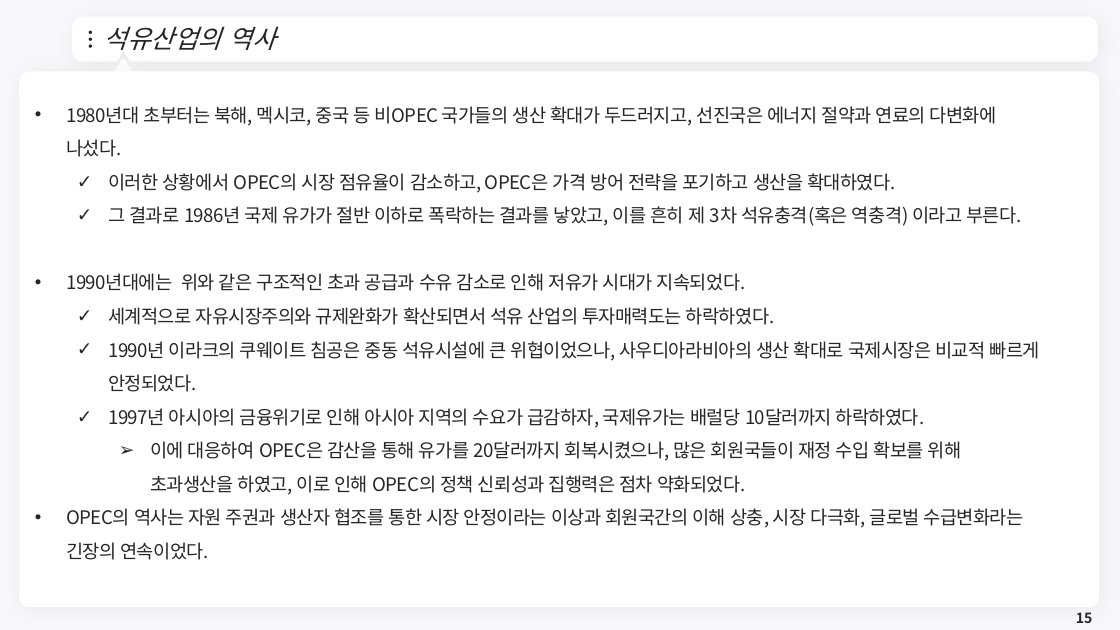
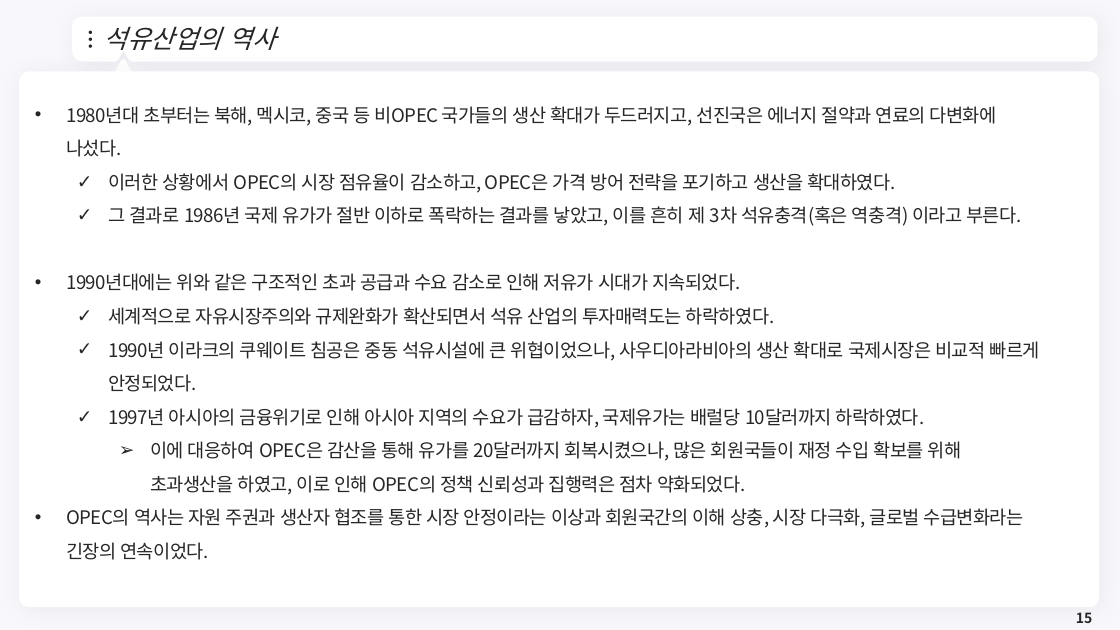
Before and after one commit to meandthey/Teaching, a slide deck: slide 15 of 에너지경제학/자원에너지경제학_Chapter_3 (석유).pptx. Drawn at 1120x630 pixels with LibreOffice and Linux fonts; fonts in the diff are those of the drawing; background and template pictures are left out. Boxes give left, top, right and bottom in pixels: in the first picture for what was removed or moved away, otherwise in the second. Text is boxed around its words. In the diff, an @@ line names an element or a change of style, - is before the commit and + after.

```diff
--- a/에너지경제학/자원에너지경제학_Chapter_3 (석유).pptx
+++ b/에너지경제학/자원에너지경제학_Chapter_3 (석유).pptx
@@ text at (66,273,741,291): text changed @@
-• 1990년대에는 위와 같은 구조적인 초과 공급과 수유 감소로 인해 저유가 시대가 지속되었다.
+• 1990년대에는 위와 같은 구조적인 초과 공급과 수요 감소로 인해 저유가 시대가 지속되었다.
```
Also in this commit, not shown: 7 other slides changed, 3 slides added, 5 other files.
